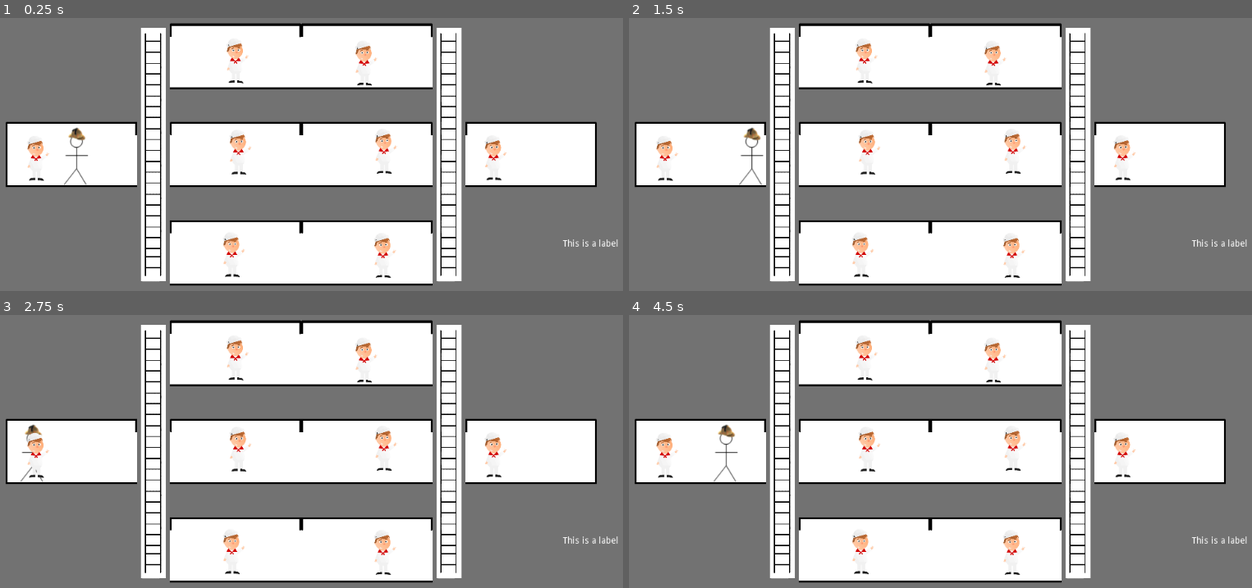
Above: before the commit, frames 1-4 (two rows, left to right).
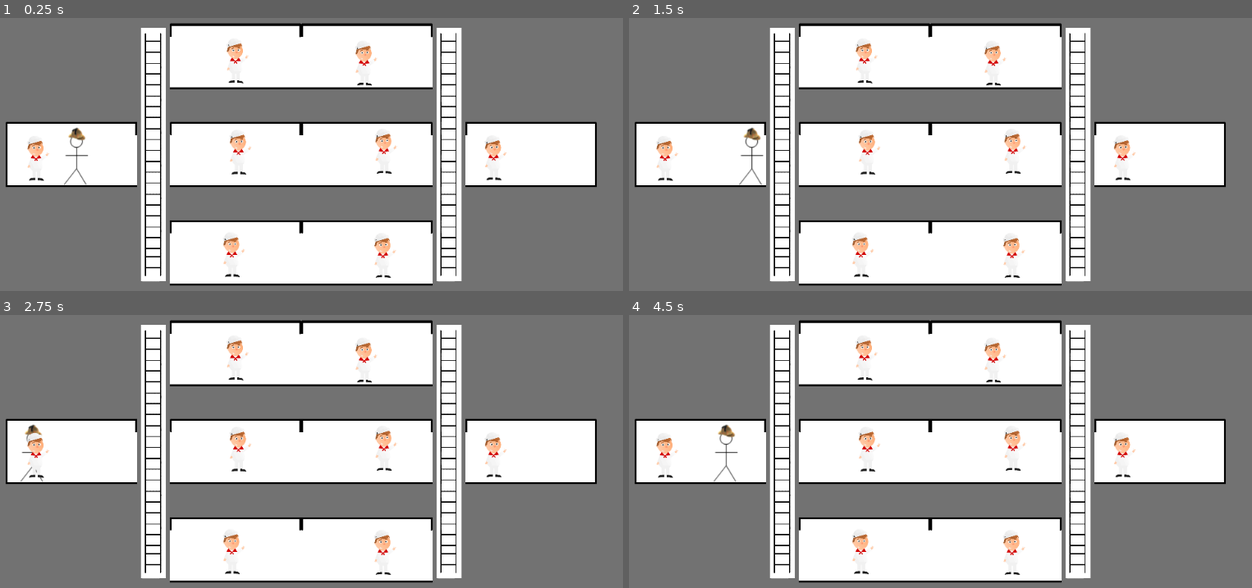
Above: after the commit, the same moments.

Repository: danielcannell/deep-clue-sea
Game: Godot game, scene res://Main.tscn
The game is run twice, just before and just after one commit, with the same random seed, the same clock (stepped at 60 frames per second) and the same inputs.
Inputs:
- Up to frame 1 (0.25 s): no input
- Up to frame 2 (1.5 s): tap Enter at 0.5 s; hold D (move_right) from 0.53 s (still down); tap Space (jump) at 0.77, 1.25 s
- Up to frame 3 (2.75 s): tap Space (jump) at 1.52 s; tap Enter at 2 s; release D (move_right) at 2.03 s; hold A (move_left) from 2.03 s (still down)
- Up to frame 4 (4.5 s): release A (move_left) at 2.78 s; hold D (move_right) 2.78-4.28 s; tap Space (jump) at 3.02, 3.77, 4.25 s; hold A (move_left) from 4.28 s (still down)

The runs differ from the first frame. In frame 1, 0.1% of the frame differs, in the area x 90-100%, y 81-84%; in frame 2, 0.1%; in frame 3, 0.1%; in frame 4, 0.1%.

Commit message:
Made HUD test label invisible

Diff:
--- a/hud/HUD.tscn
+++ b/hud/HUD.tscn
@@ -1,6 +1,6 @@
 [gd_scene format=2]
 
-[node name="CanvasLayer" type="CanvasLayer"]
+[node name="CanvasLayer" type="CanvasLayer" index="0"]
 
 layer = 1
 offset = Vector2( 0, 0 )
@@ -10,6 +10,7 @@
 
 [node name="Test" type="Label" parent="." index="0"]
 
+visible = false
 anchor_left = 0.0
 anchor_top = 0.0
 anchor_right = 0.0
